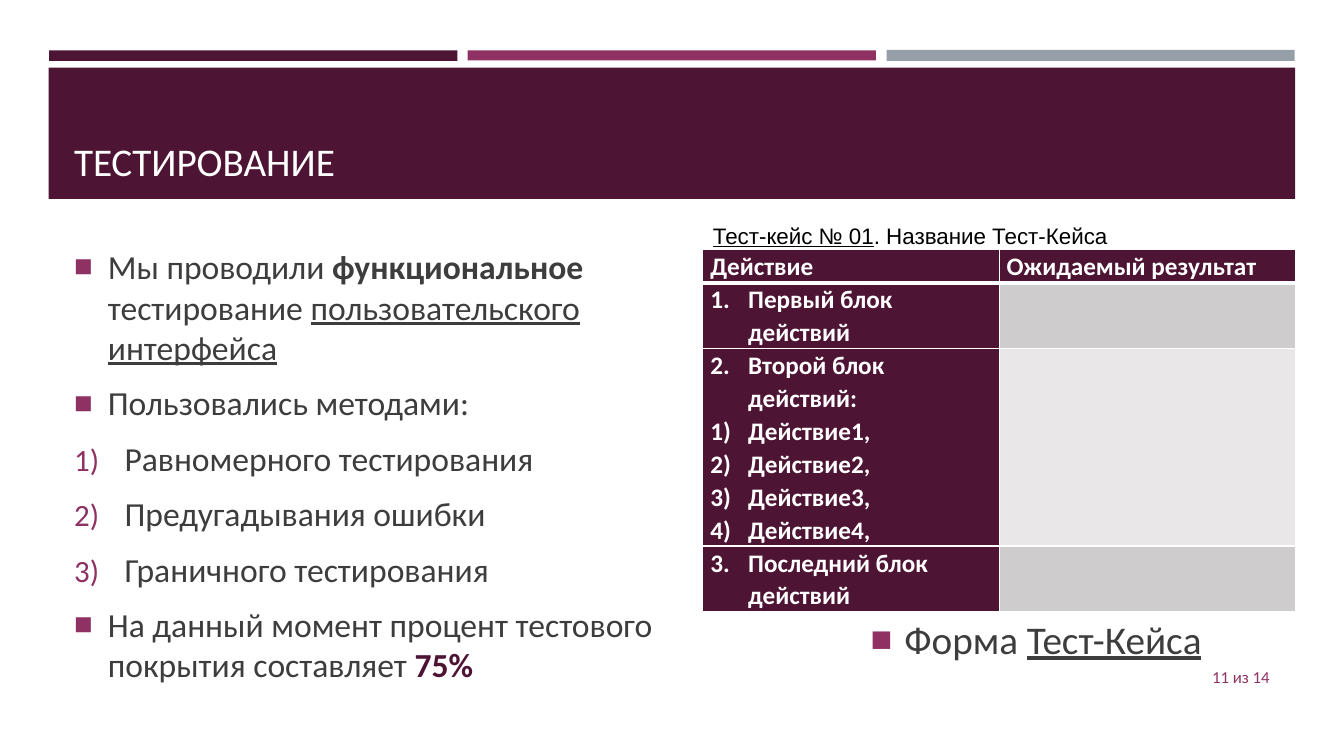
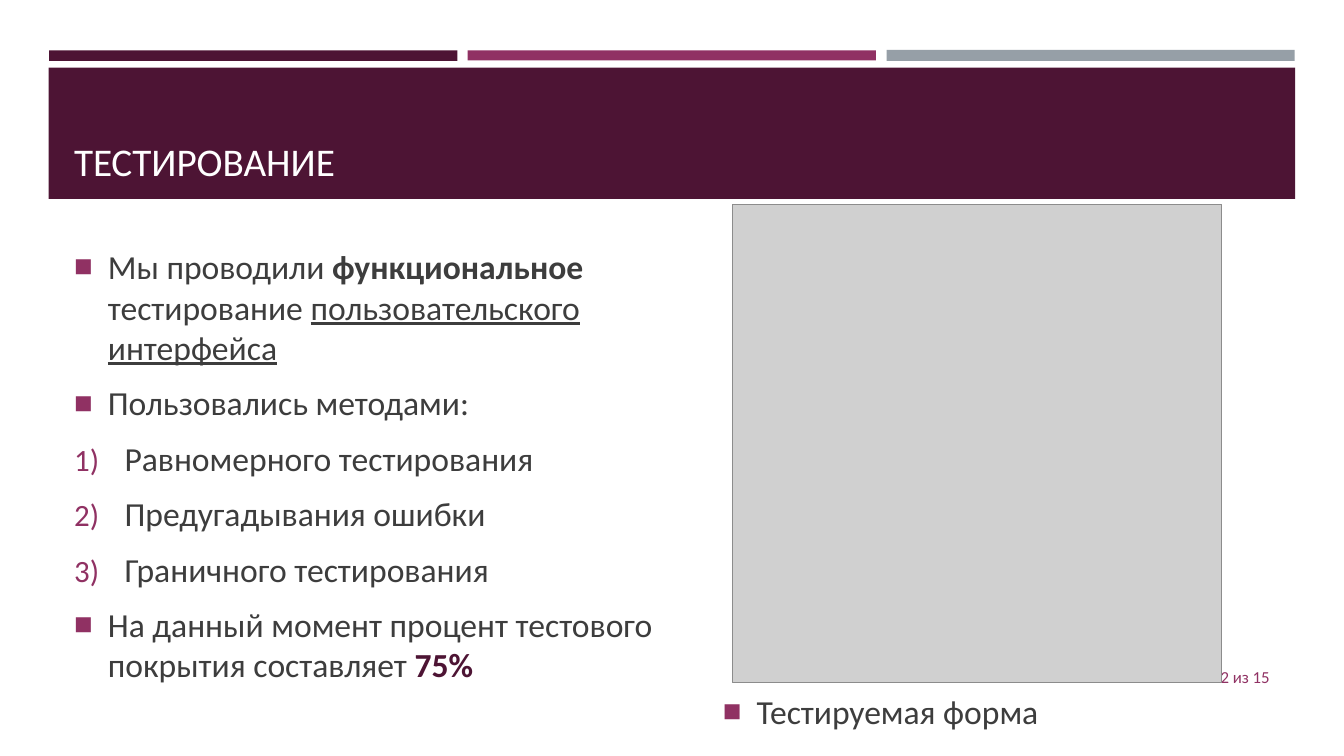
Before and after one commit to jecsonM/MDKmyWORKasAstudent, a slide deck: slide 12 of Сайт для компании «Кисловодск-строй».pptx (slide 11 before the commit). Drawn at 1344x756 pixels with LibreOffice and Linux fonts; fonts in the diff are those of the drawing; grey boxes stand for pictures. Boxes give left, top, right and bottom in pixels: in the first picture for what was removed or moved away, otherwise in the second. Text is boxed around its words. In the diff, an @@ line names an element or a change of style, - is before the commit and + after.

```diff
--- a/Сайт для компании «Кисловодск-строй».pptx
+++ b/Сайт для компании «Кисловодск-строй».pptx
@@ picture added at box(732, 204, 1222, 683) @@
@@ text removed at box(713, 227, 1107, 247) @@
-Тест-кейс № 01. Название Тест-Кейса
@@ table removed at box(703, 250, 1296, 612), 4 rows, 2 columns @@
-Действие | Ожидаемый результат
-Первый блок действий | 
-Второй блок действий: / Действие1, / Действие2, / Действие3, / Действие4, | 
-Последний блок действий | 
@@ text removed at box(904, 627, 1202, 661) @@
-■ Форма Тест-Кейса
@@ page number at box(1212, 669, 1270, 687): text changed @@
-11 из 14
+12 из 15
@@ text added at box(757, 701, 1038, 730), 24 pt, text #3D3D3D @@
+■ Тестируемая форма
```
Also in this commit, not shown: 4 other slides changed, 2 slides added, 1 slide removed, 4 other files.
